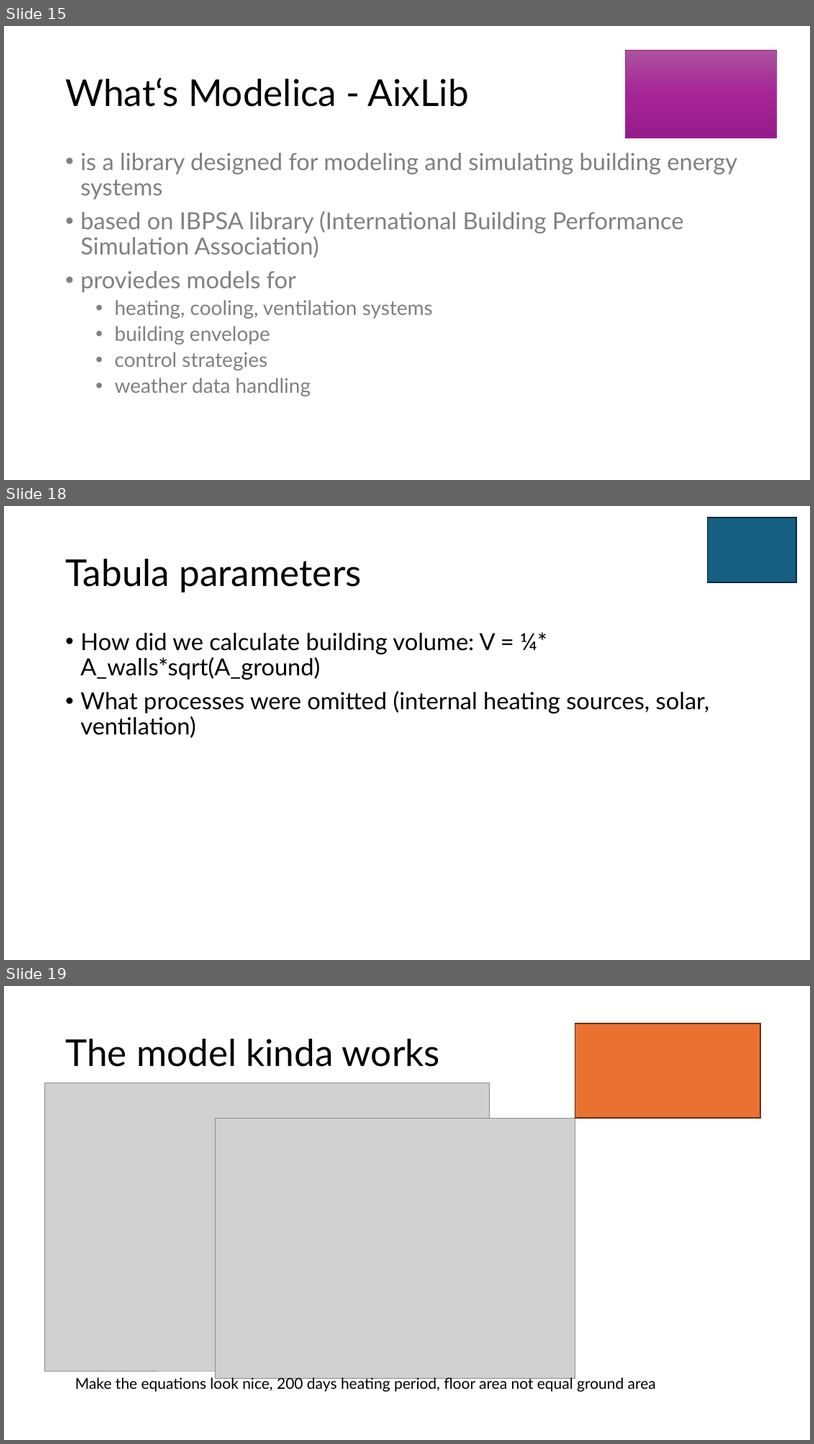
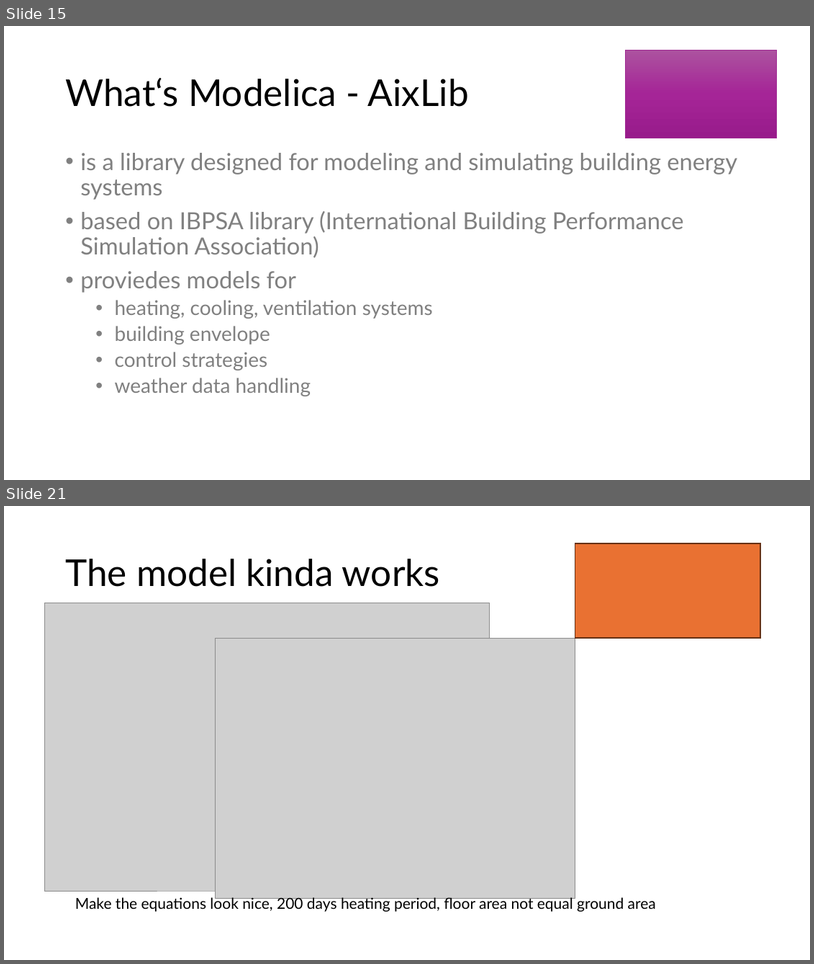
Before and after one commit to eyjomoin/Modeling-buildings-and-their-heating-systems, a slide deck: presentation/heat.pptx. Shown one above the other, each under a label of ours: slides 15, 18 and 19 before the commit, slides 15 and 21 after it; the slides between them are not shown. The pictures are 814x1444 and 814x964 pixels, drawn with LibreOffice and Linux fonts; fonts in the diff are those of the drawing; grey boxes stand for pictures. Boxes give left, top, right and bottom in pixels: in the first picture for what was removed or moved away, otherwise in the second. Text is boxed around its words. In the diff, an @@ line names an element or a change of style, - is before the commit and + after.

```diff
--- a/presentation/heat.pptx
+++ b/presentation/heat.pptx
@@ slide 18 removed at <box>4,506,810,960</box>, background #FFFFFF @@
@@ rectangle removed at <box>708,518,797,582</box> @@
@@ title removed at <box>65,559,361,592</box> @@
-Tabula parameters
@@ text removed at <box>80,632,710,738</box> @@
-• How did we calculate building volume: V = ¼* A_walls*sqrt(A_ground)
-• What processes were omitted (internal heating sources, solar, ventilation)
@@ what was slide 19 is now slide 21 @@
```
Also in this commit, not shown: 3 slides changed, 5 slides added, 1 other slide removed, 3 other files.
